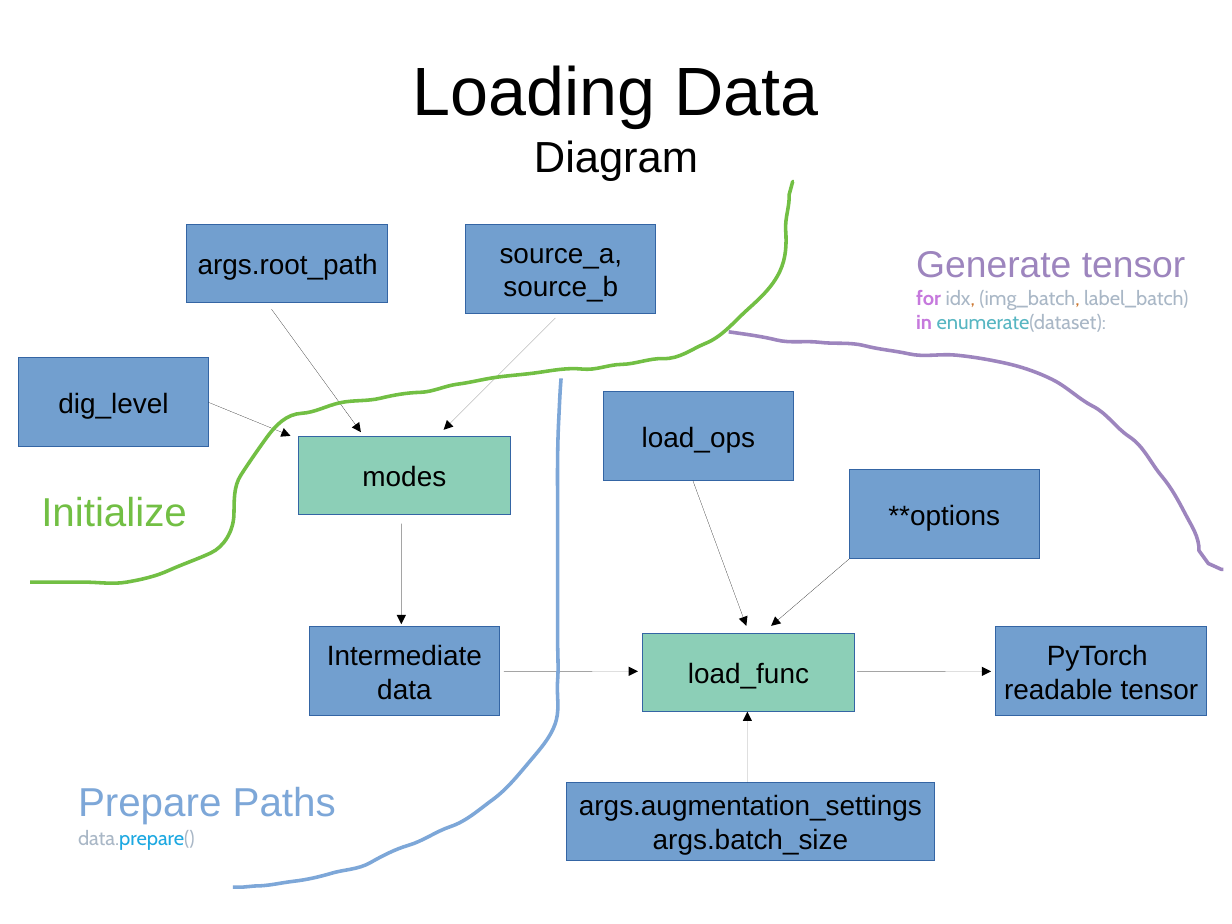
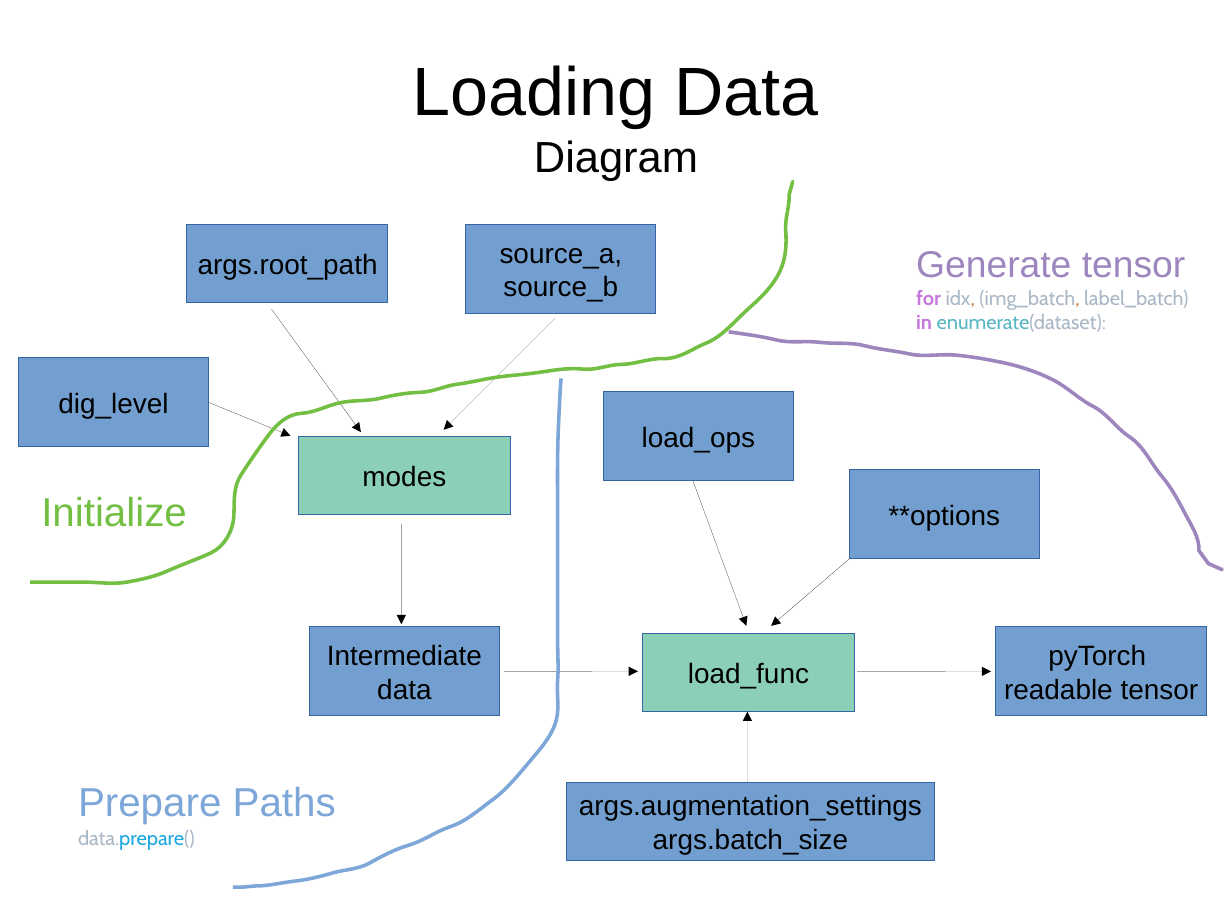
Before and after one commit to loveorchids/omni_torch, a slide deck: slide 16 of Documentations.odp. Drawn at 1232x924 pixels with LibreOffice and Linux fonts; fonts in the diff are those of the drawing. Boxes give left, top, right and bottom in pixels: in the first picture for what was removed or moved away, otherwise in the second. Text is boxed around its words. In the diff, an @@ line names an element or a change of style, - is before the commit and + after.

```diff
--- a/Documentations.odp
+++ b/Documentations.odp
@@ text in rectangle at [1048,644,1146,670]: text changed @@
-PyTorch
+pyTorch
```
Also in this commit, not shown: 8 other slides changed, 1 other file.
